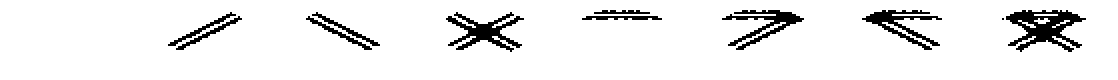
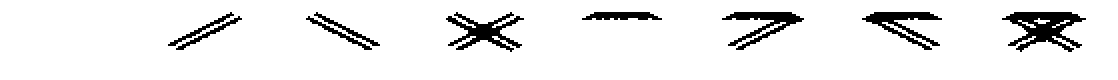
Layers edited between the first and the second 1118 x 80 image:
painted on "Layer 3" over [234, 10, 1068, 20]
